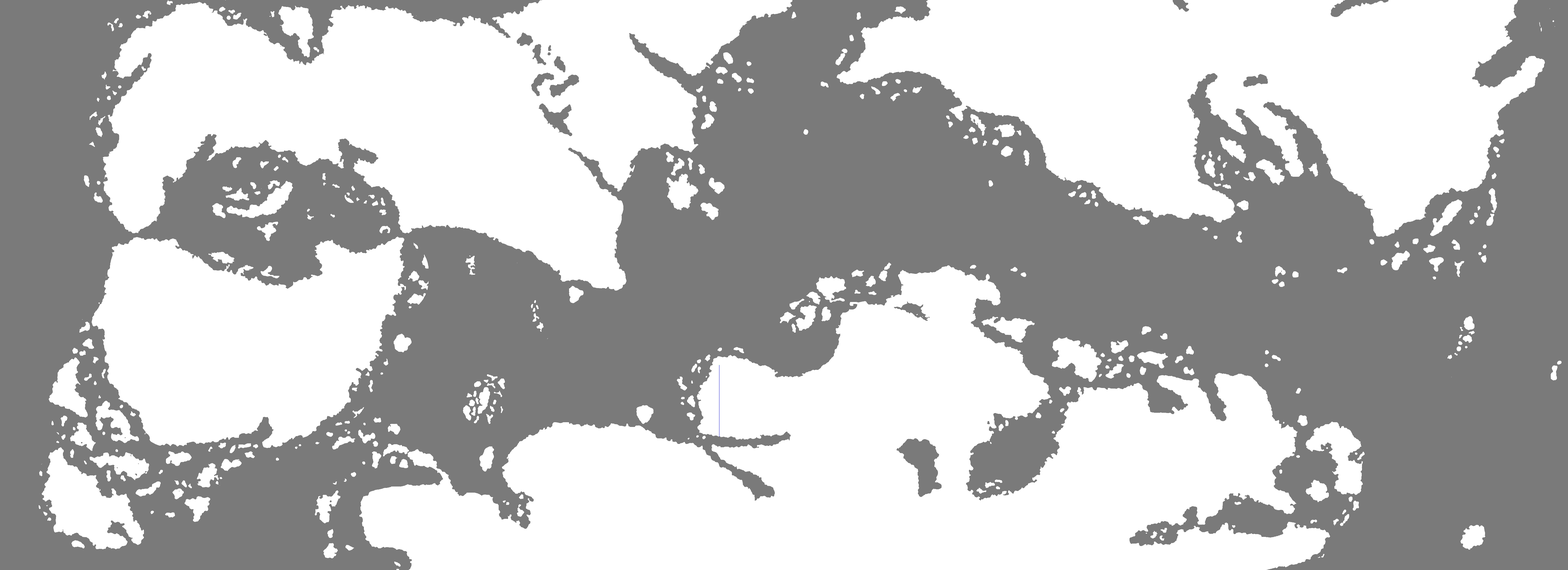
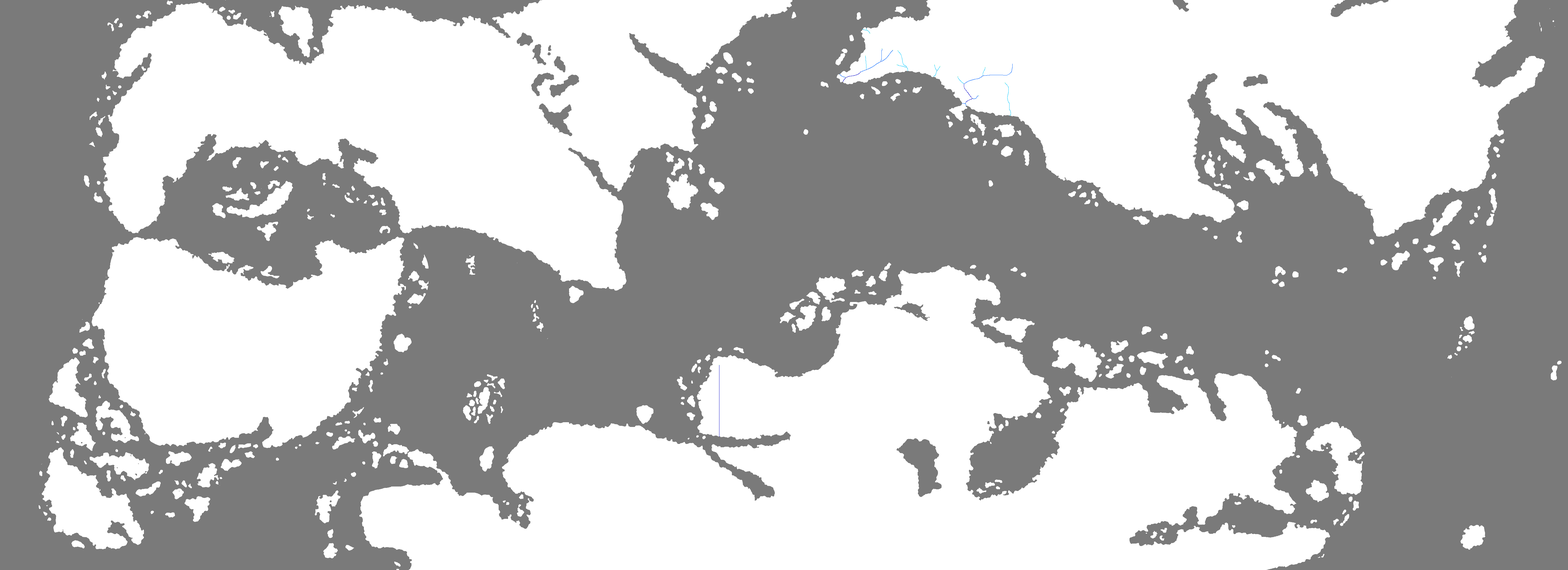
Layers edited between the first and the second 1568 × 570 image:
painted on "heightmap" over (839, 28, 1013, 116)
